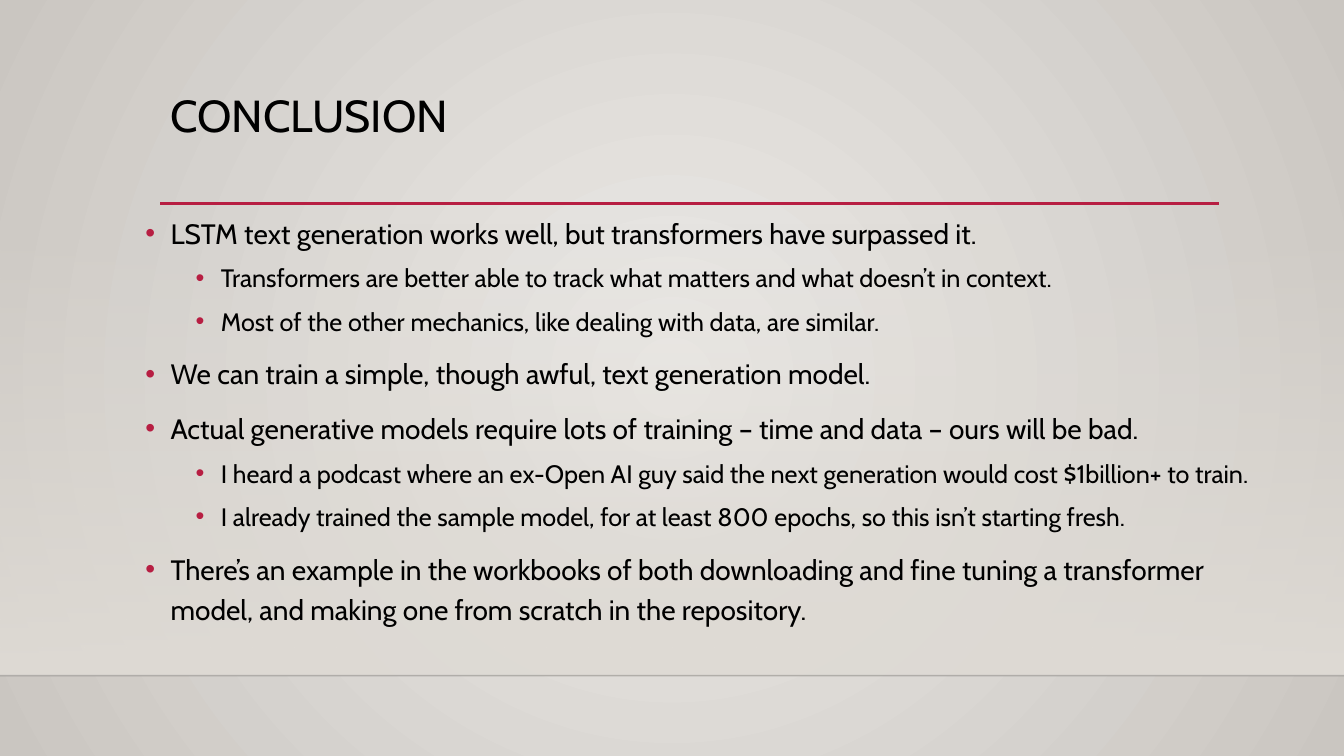
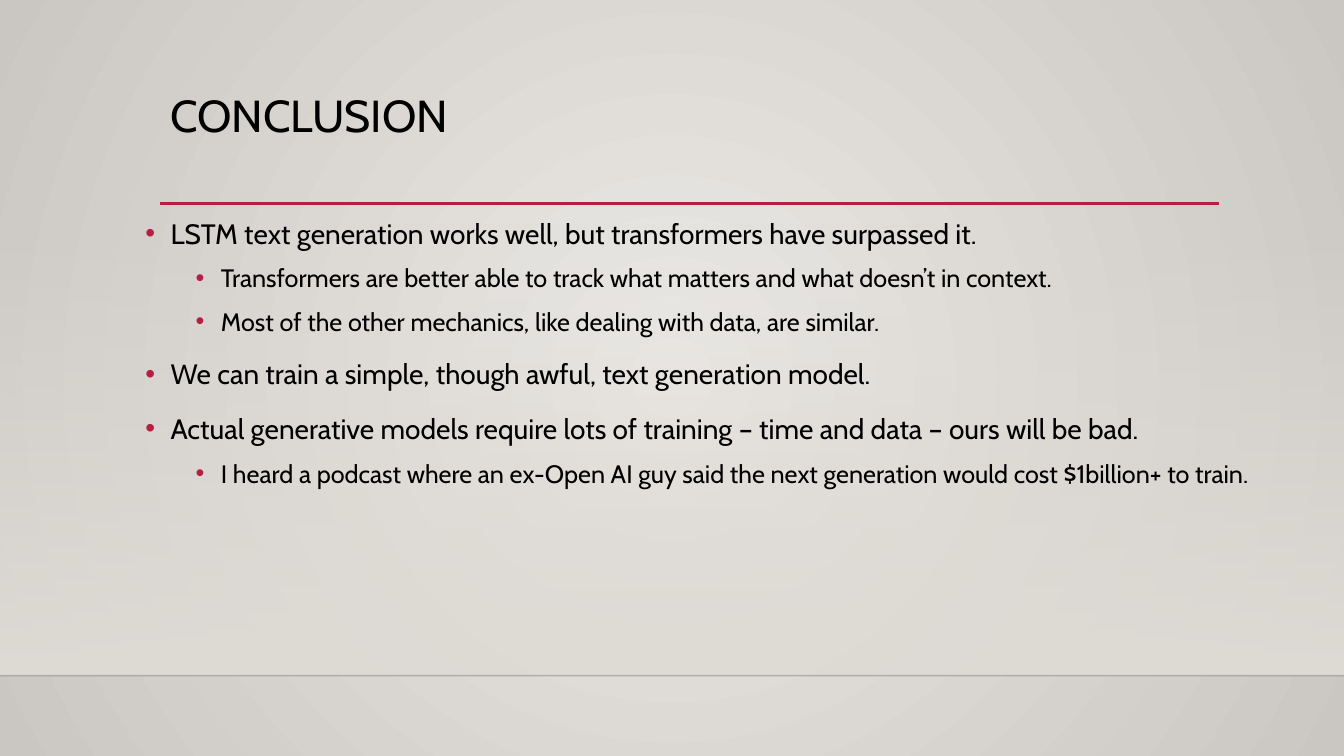
Before and after one commit to AkeemSemperDataScience/Intro_to_Machine_Learning_Students, a slide deck: slide 35 of reference_content/Slides/text_gen_lstm.pptx (slide 21 before the commit). Drawn at 1344x756 pixels with LibreOffice and Linux fonts; fonts in the diff are those of the drawing; background and template pictures are left out. Boxes give left, top, right and bottom in pixels: in the first picture for what was removed or moved away, otherwise in the second. Text is boxed around its words. In the diff, an @@ line names an element or a change of style, - is before the commit and + after.

```diff
--- a/reference_content/Slides/text_gen_lstm.pptx
+++ b/reference_content/Slides/text_gen_lstm.pptx
@@ text at bbox=[171, 507, 1203, 626]: paragraphs removed @@
-  • I already trained the sample model, for at least 800 epochs, so this isn’t starting fresh.
-• There’s an example in the workbooks of both downloading and fine tuning a transformer model, and making one from scratch in the repository.
```
Also in this commit, not shown: 7 other slides changed, 14 slides added, 3 other files.
